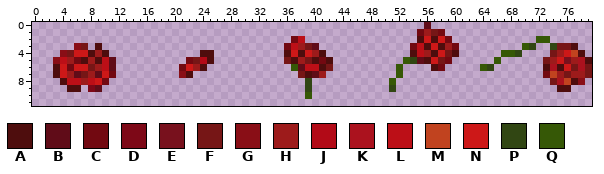
Sprite sheet: graphics/sprites/equipment/head/rosehat.png. The first picture shows the starting point.
The file is 80x12 pixels. Colours within 5 levels of each other are drawn and written as one.
Palette (. is transparent): A #4e0d0d  B #600c18  C #720911  D #7d0817  E #78111d  F #761616  G #890e16  H #9d1b1b  J #b20a17  K #ab121e  L #bc0f17  M #c1431f  N #cd1818  P #314613  Q #365806
After:
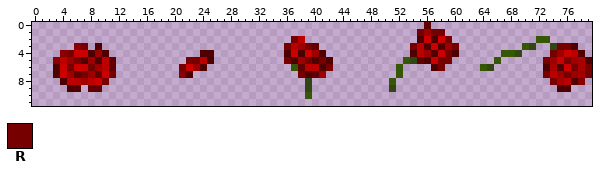
Colours new in this view: R #760000
From the commit log: Make the rose hat sprite/icon dyeable. Add dyestring to restore the rosehat item to its initial colors.
What changed:
colour A: #4e0d0d -> #4e0000
colour B: #600c18 -> #600000
colour G: #890e16 -> #890000
colour H: #9d1b1b -> #9d0000
colour K: #ab121e -> #ab0000
colour L: #bc0f17 -> #bc0000
colour N: #cd1818 -> #cd0000
y 1: x 55 C -> R; x 57..58 FC -> RR
y 2: x 37 C -> R; x 59 C -> R
y 3: x 7 F -> R; x 36 C -> R; x 39 F -> R; x 54 C -> R; x 60 C -> R; x 75..76 FF -> RR
y 4: x 5 F -> R; x 59 F -> R; x 74 F -> R; x 77 M -> L
y 5: x 6 C -> R; x 22..24 CFJ -> RRL; x 36 F -> R; x 39 F -> R; x 41 C -> R; x 58..59 FC -> RR; x 73 F -> R; x 76 E -> R
y 6: x 5 C -> R; x 8 F -> R; x 21 C -> R; x 42 F -> R; x 58 C -> R; x 77 F -> R; x 79 F -> R
y 7: x 7 F -> R; x 11 C -> R; x 38 F -> R; x 73..74 CM -> RL; x 76 F -> R; x 79 F -> R
y 8: x 10 C -> R; x 74 F -> R; x 76 M -> L
y 9: x 8 D -> B
Pixel boxes of the changes (left, top, right, bottom) in both pictures:
changed: (410, 22, 459, 71)
changed: (284, 36, 333, 78)
changed: (53, 43, 116, 92)
changed: (543, 43, 592, 92)
changed: (179, 50, 214, 78)
